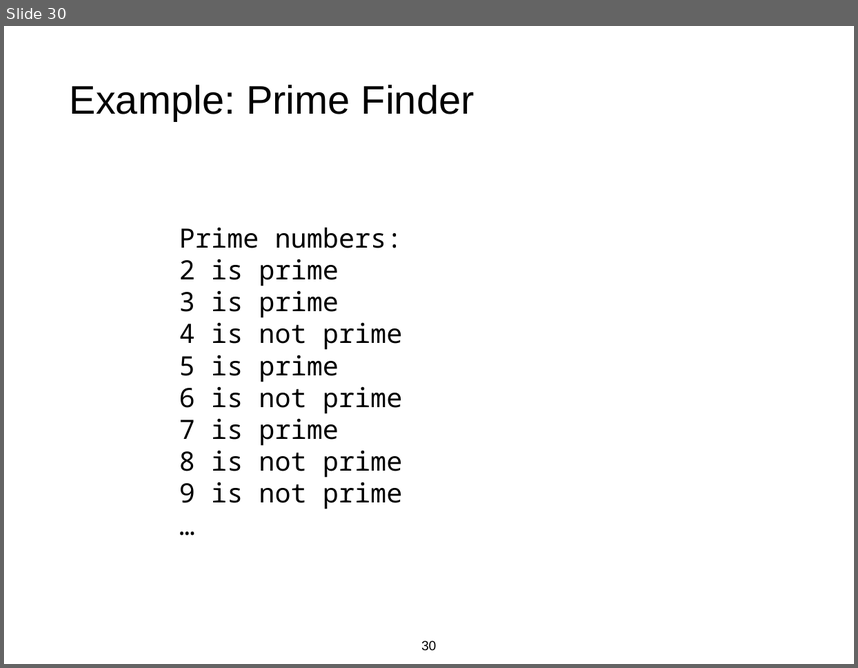
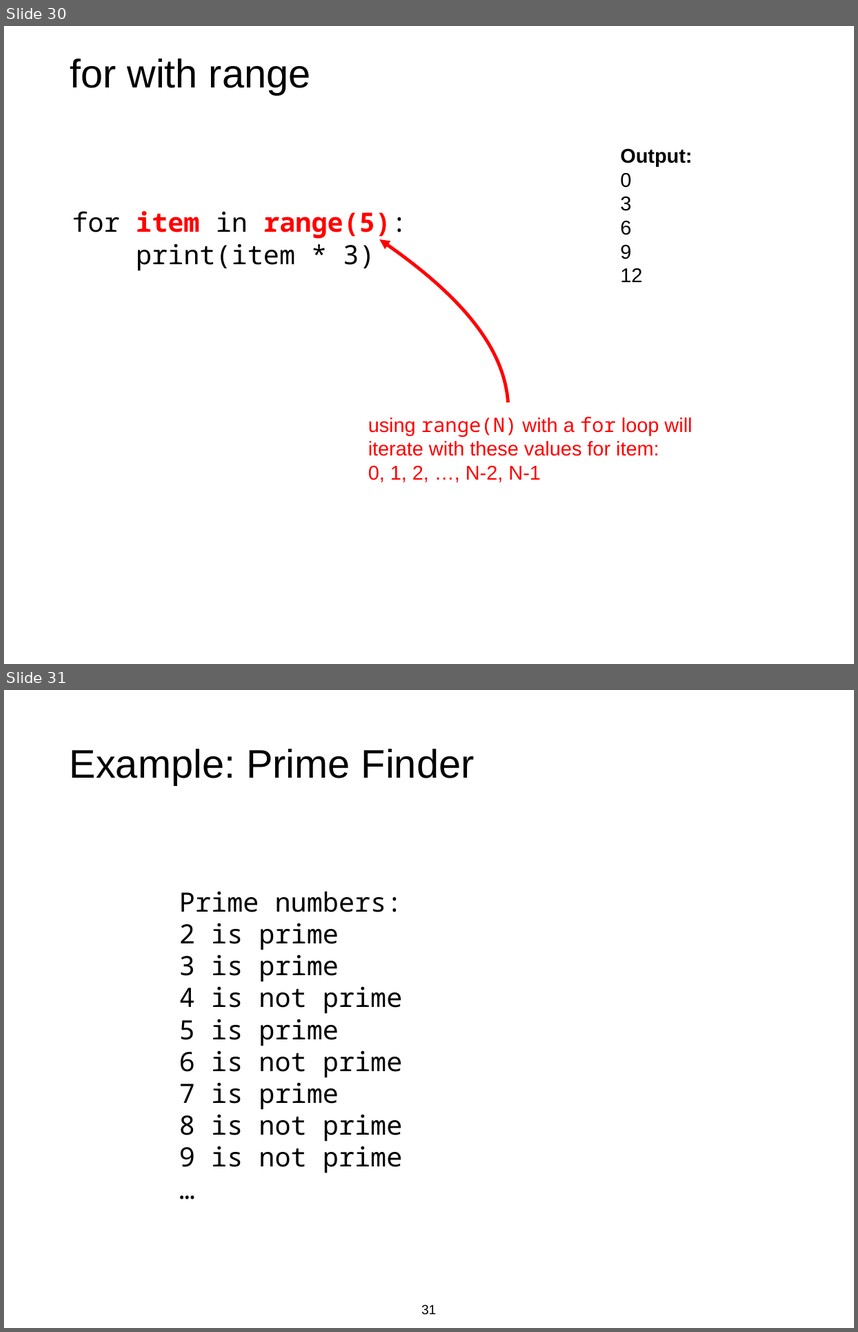
Before and after one commit to tylerharter/caraza-harter-com, a slide deck: tyler/meena/cs220/s22/materials/lecture_ppts/lec_10_S22.ppt. Shown one above the other, each under a label of ours: slide 30 before the commit, slides 30 and 31 after it. The pictures are 858x668 and 858x1332 pixels, drawn with LibreOffice and Linux fonts; fonts in the diff are those of the drawing. Boxes give left, top, right and bottom in pixels: in the first picture for what was removed or moved away, otherwise in the second. Text is boxed around its words. In the diff, an @@ line names an element or a change of style, - is before the commit and + after.

Commit message:
lec 10 slide changes

```diff
--- a/tyler/meena/cs220/s22/materials/lecture_ppts/lec_10_S22.ppt
+++ b/tyler/meena/cs220/s22/materials/lecture_ppts/lec_10_S22.ppt
@@ slide 30 added at (4,26,854,664), background #FFFFFF @@
@@ title added at (70,58,311,95), 48 pt, text #000000 @@
+for with range
@@ text added at (620,149,692,282), 24 pt, text #000000, bold @@
+Output:
+0
+3
+6
+9
+12
@@ text added at (72,211,407,271), 32 pt, text #000000 @@
+for item in range(5):
+print(item * 3)
@@ freeform shape added at (379,239,508,403), outline #FF0000 4 pt @@
@@ text added at (368,417,692,482), 24 pt, text #FF0000 @@
+using range(N) with a for loop will
+iterate with these values for item:
+0, 1, 2, …, N-2, N-1
@@ what was slide 30 is now slide 31 @@
@@ page number at (421,1304,436,1314): text changed @@
-30
+31
```
